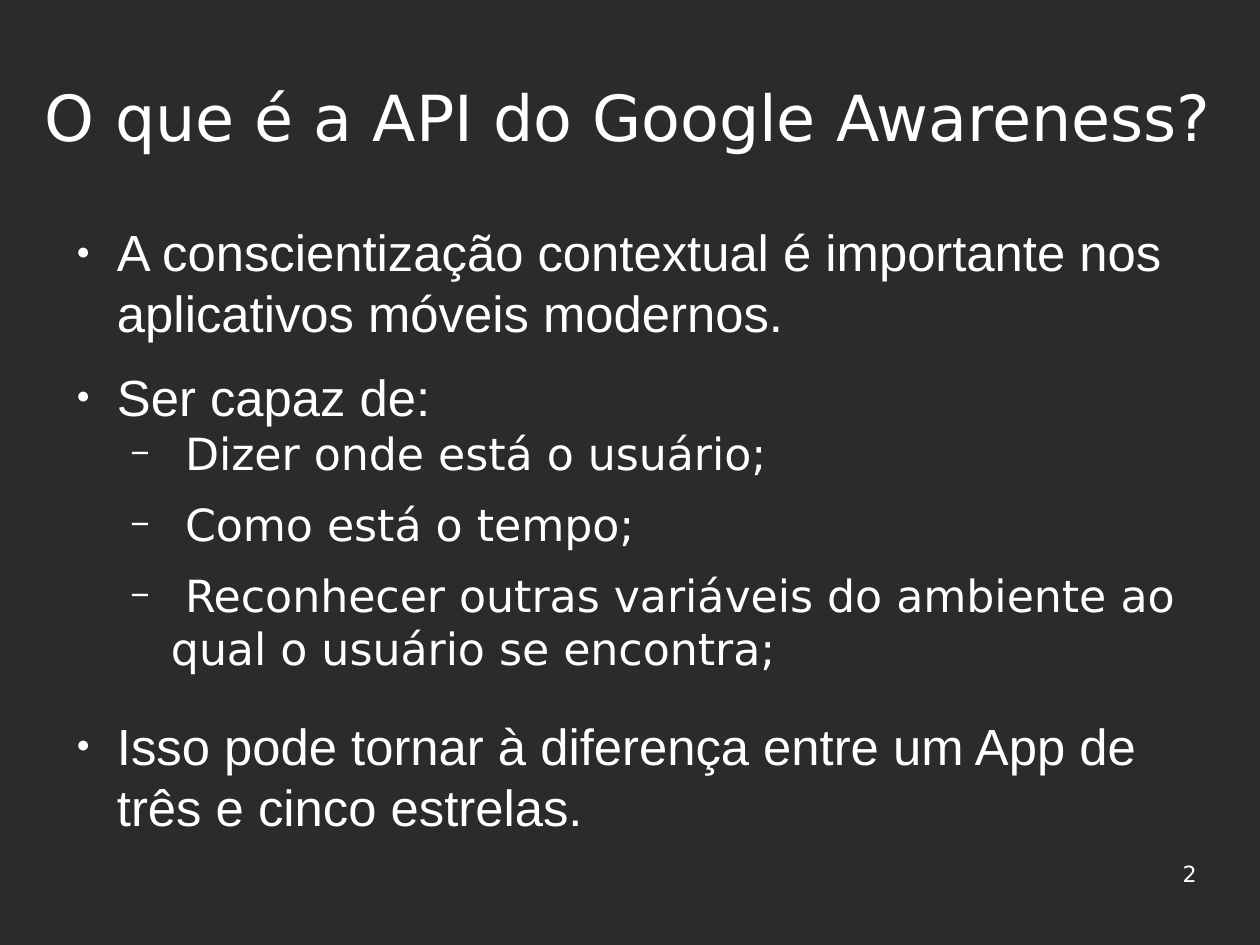
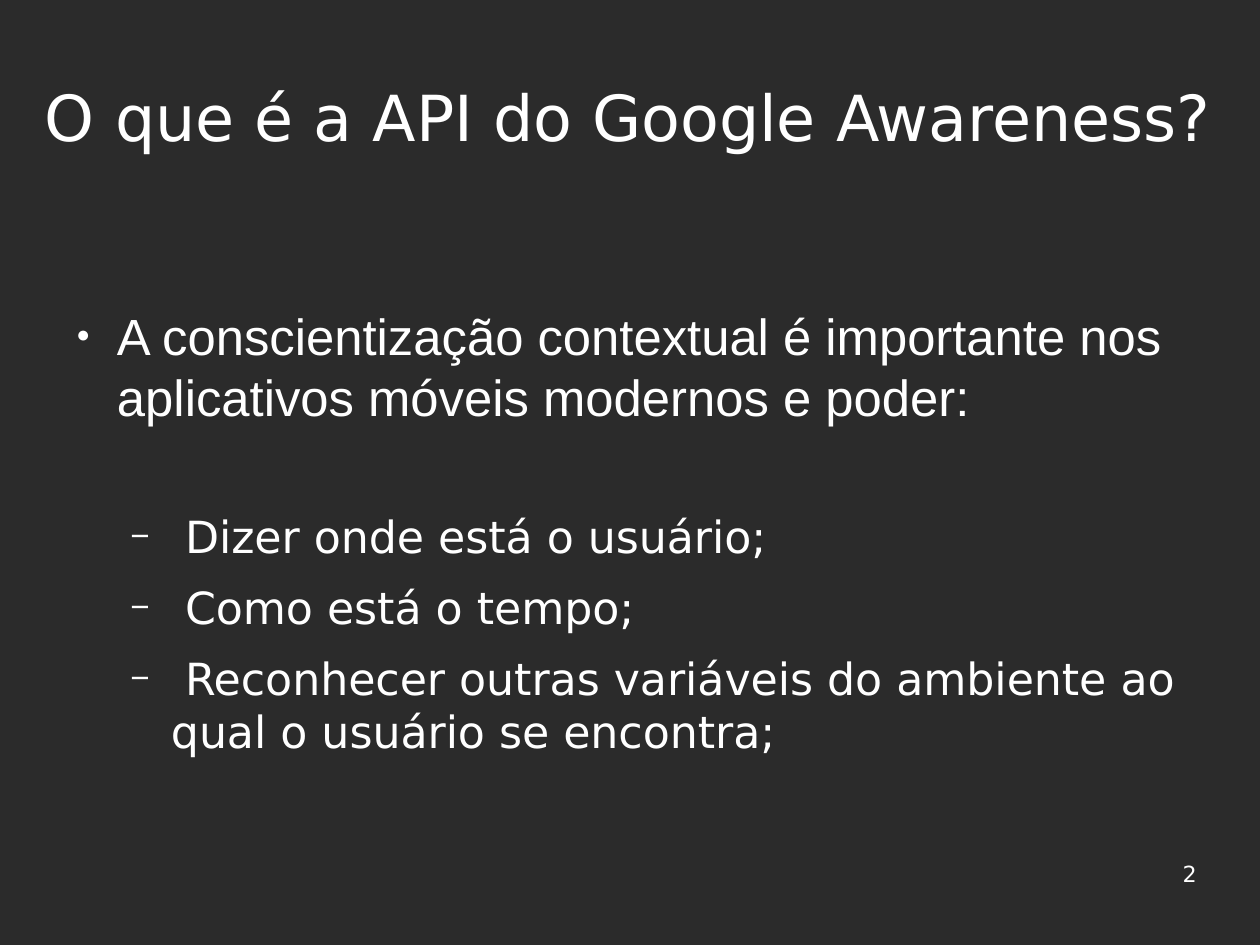
Before and after one commit to felipekian/seminario_FelipeDerkian_ISE_UFRR_2019, a slide deck: slide 2 of Seminário - ISE.odp. Drawn at 1260x945 pixels with LibreOffice and Linux fonts; fonts in the diff are those of the drawing; background and template pictures are left out; a plain dark background stands for a picture behind light text. Boxes give left, top, right and bottom in pixels: in the first picture for what was removed or moved away, otherwise in the second. Text is boxed around its words. In the diff, an @@ line names an element or a change of style, - is before the commit and + after.

```diff
--- a/Seminário - ISE.odp
+++ b/Seminário - ISE.odp
@@ text at (117,317,1161,426): text changed @@
-● A conscientização contextual é importante nos aplicativos móveis modernos.
-● Ser capaz de:
+● A conscientização contextual é importante nos aplicativos móveis modernos e poder:
@@ text at (117,727,1135,775): paragraph removed @@
-● Isso pode tornar à diferença entre um App de três e cinco estrelas.
```
Also in this commit, not shown: 6 other slides changed, 1 slide removed, 2 other files.
